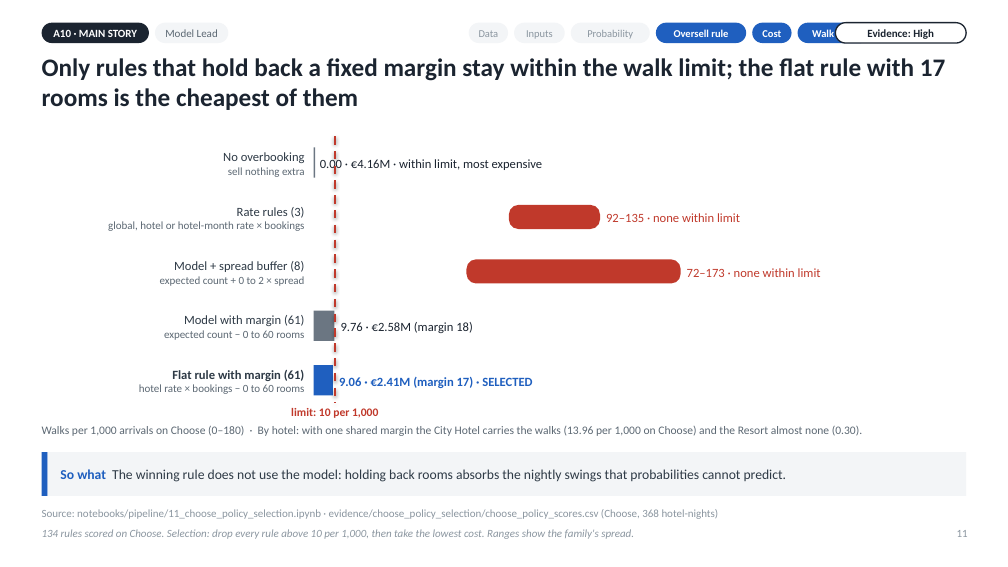
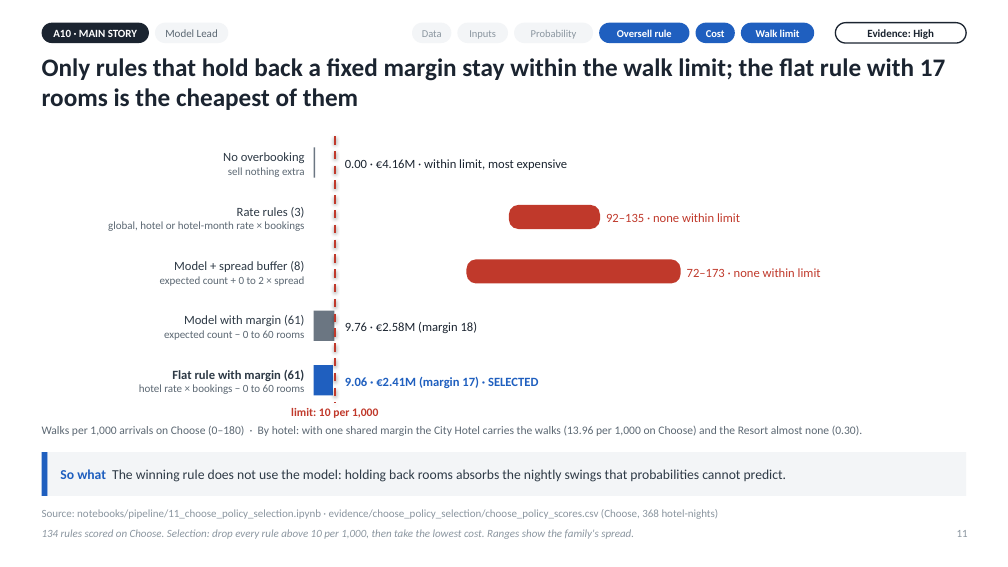
Before and after one commit to rohitpandeyai-star/IIT_GN_W06, a slide deck: slide 11 of Hotel_Overbooking_Executive_Deck.pptx. Drawn at 1008x567 pixels with LibreOffice and Linux fonts; fonts in the diff are those of the drawing. Boxes give left, top, right and bottom in pixels: in the first picture for what was removed or moved away, otherwise in the second. Text is boxed around its words. In the diff, an @@ line names an element or a change of style, - is before the commit and + after.

Commit message:
Improve executive deck layout and mapping
Refine chart, table, and text sizing to improve slide readability, and generate the original-to-executive slide mapping from slide codes for consistent references.

```diff
--- a/Hotel_Overbooking_Executive_Deck.pptx
+++ b/Hotel_Overbooking_Executive_Deck.pptx
@@ 6 rounded rectangles: place and size @@
-6 rounded rectangles at [469, 23, 871, 43]
+6 rounded rectangles at [412, 23, 814, 43]
@@ text "0.00 · €4.16M · within ...": place and size @@
-text "0.00 · €4.16M · within ..." at [320, 157, 543, 171]
+text "0.00 · €4.16M · within ..." at [345, 159, 568, 170]
@@ text "9.76 · €2.58M (margin 18)": place and size @@
-text "9.76 · €2.58M (margin 18)" at [341, 322, 473, 333]
+text "9.76 · €2.58M (margin 18)" at [345, 322, 478, 333]
@@ text "9.06 · €2.41M (margin 17) ...": place and size @@
-text "9.06 · €2.41M (margin 17) ..." at [339, 377, 532, 388]
+text "9.06 · €2.41M (margin 17) ..." at [345, 377, 538, 388]
```
Also in this commit, not shown: 14 other slides changed, 7 other files.
